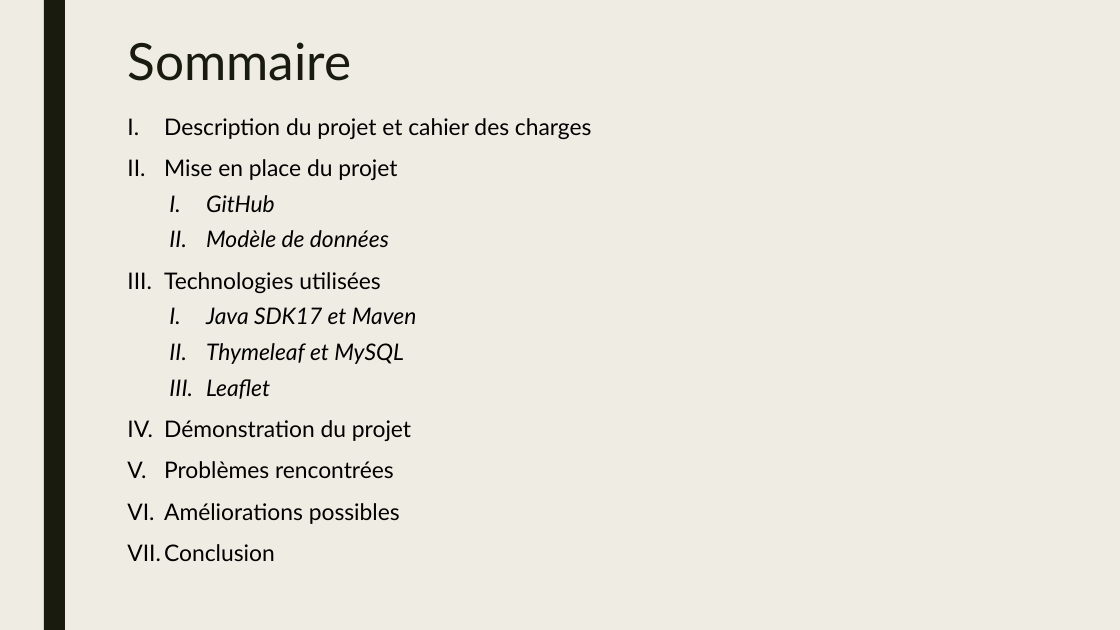
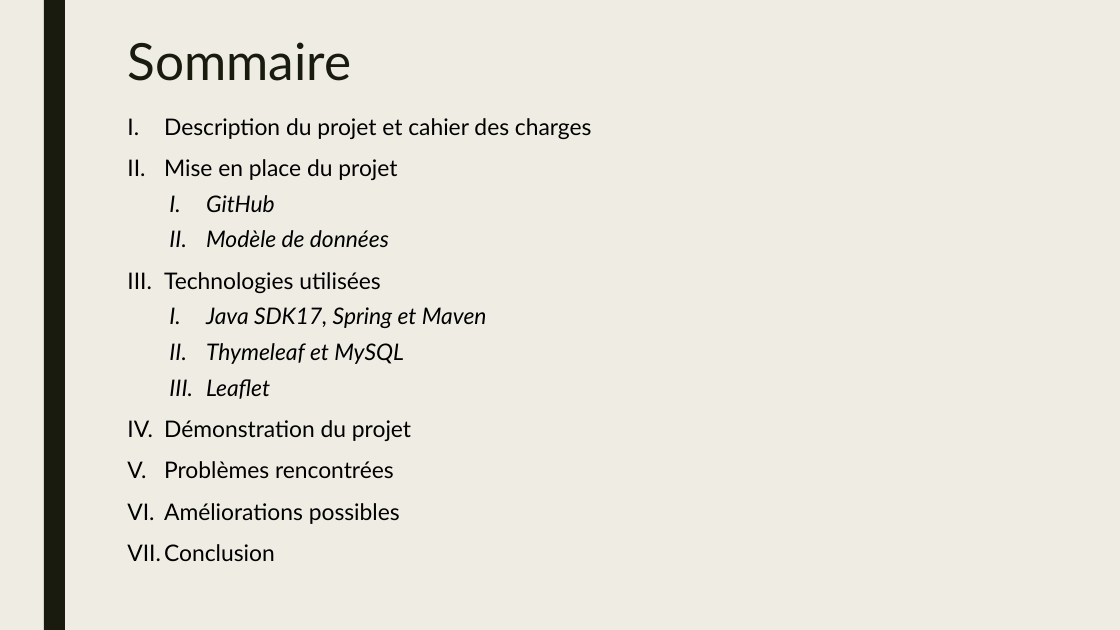
Before and after one commit to MaxenceVandekerckhove/super_hero, a slide deck: slide 2 of Documentation/PowerMap.pptx. Drawn at 1120x630 pixels with LibreOffice and Linux fonts; fonts in the diff are those of the drawing. Boxes give left, top, right and bottom in pixels: in the first picture for what was removed or moved away, otherwise in the second. Text is boxed around its words. In the diff, an @@ line names an element or a change of style, - is before the commit and + after.

```diff
--- a/Documentation/PowerMap.pptx
+++ b/Documentation/PowerMap.pptx
@@ text at box(206, 307, 487, 328): text changed @@
-  I. Java SDK17 et Maven
+  I. Java SDK17, Spring et Maven
```
Also in this commit, not shown: 1 other slide changed, 4 slides added.
